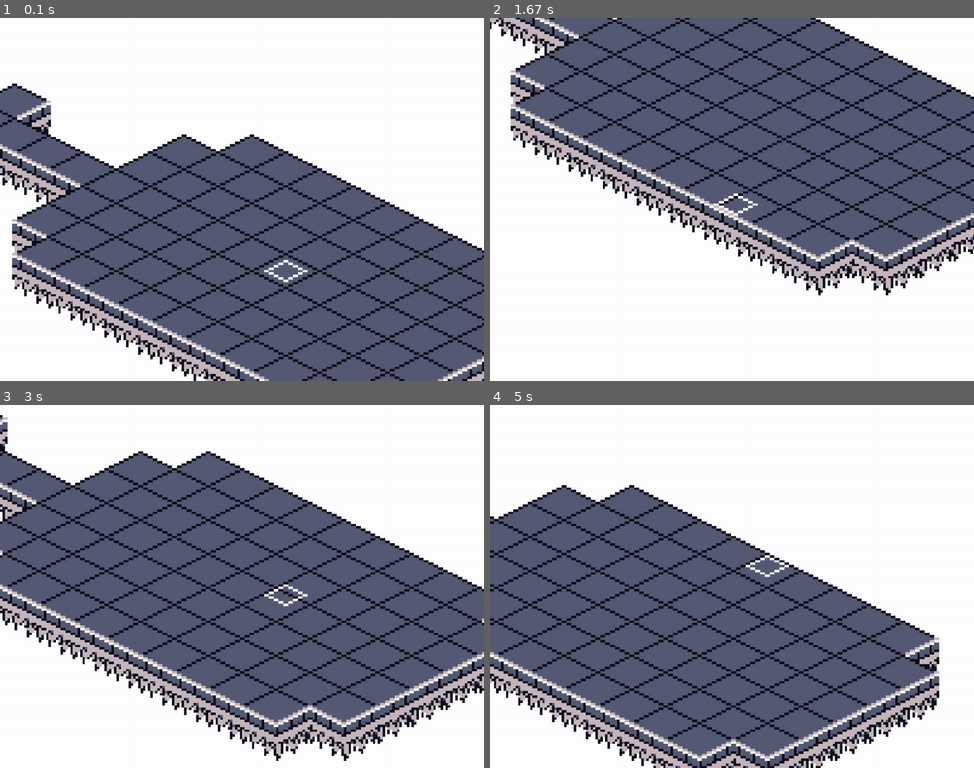
Above: before the commit, frames 1-4 (two rows, left to right).
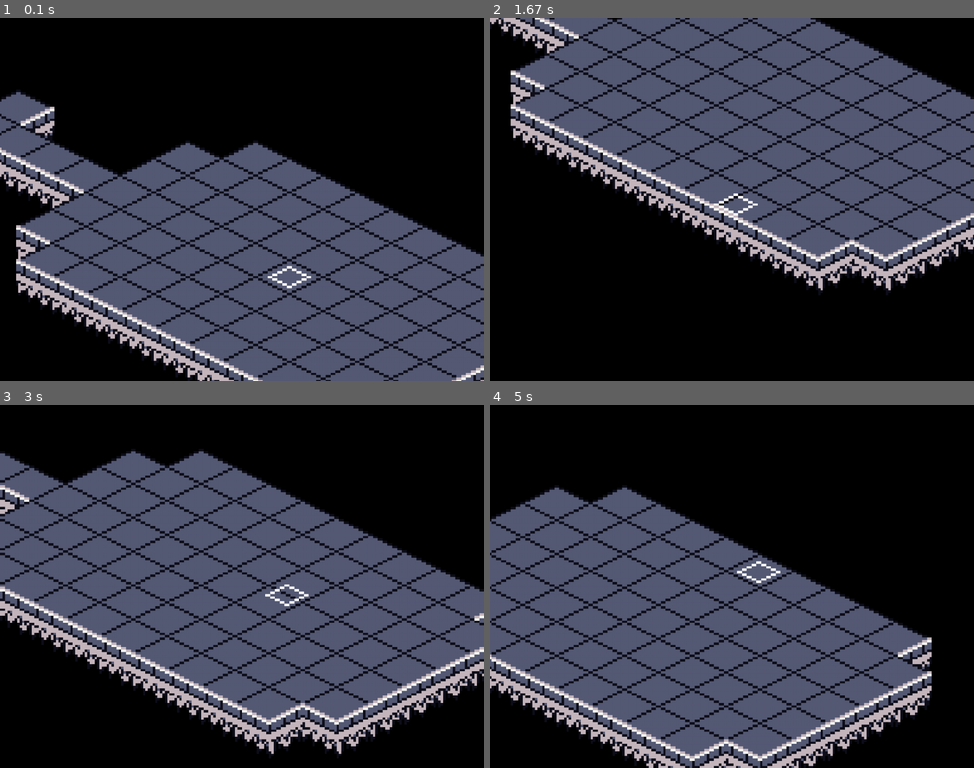
Above: after the commit, the same moments.

Repository: mo3ment/isometric-pygame
Game: pygame game, started from main.py
Two runs of this game, one before a commit and one after it. Both use one fixed random seed, a clock stepped at 60 frames per second and the inputs below.
Inputs:
- Up to frame 1 (0.1 s): no input
- Up to frame 2 (1.67 s): hold Left 0.33-0.87 s; hold Down 0.9-1.2 s; hold Left 1.23-1.63 s
- Up to frame 3 (3 s): hold Up 1.67-2.03 s; hold Right 2.07-2.7 s; hold Down from 2.73 s (still down)
- Up to frame 4 (5 s): release Down at 3.1 s; hold Left 3.13-3.6 s; hold Right 3.63-4.1 s; hold Up 4.13-4.43 s; hold Right 4.47-4.93 s; hold Left from 4.97 s (still down)

The runs differ from the first frame. In frame 1, 66% of the frame differs, in the area x 0-100%, y 0-100%; in frame 2, 47%; in frame 3, 59%; in frame 4, 66%.

Commit message:
Add variable timestep, for butter smooth movement, however not so smooth due to pygame

Diff:
--- a/main.py
+++ b/main.py
@@ -1,8 +1,7 @@
 import pygame, sys
 import numpy as np
 from pygame.locals import *
-
-
+from time import time_ns
 #=====================================================
 #==================== FUNCTIONS ======================
 #=====================================================
@@ -17,6 +16,7 @@
 BLACK = (0,0,0)
 RED = (255,0,0)
 
+PLAYER_VEL = 40
 
 #=====================================================
 #=================== GAME WINDOW =====================
@@ -28,11 +28,9 @@
 screen = pygame.display.set_mode((960, 720),0,32)
 display = pygame.Surface((400, 300))
 
-
 #=====================================================
 #===================== FUNCTIONS =====================
 #=====================================================
-
 
 def collision_test(rect,tiles):
     collisions = []
@@ -42,83 +40,83 @@
             return collisions
     return collisions
 
-def check_collision_x(map_rect,iso_rect,tiles,left,right,up,down):
+def check_collision_x(_map_x, _map_y, _iso_x, _iso_y, w, h, tiles,left,right,up,down, vel):
     corner_case = False
 
     if (up and left) or (up and right):
         corner_case = True
-        map_rect.x -= 1*up
-        iso_rect.x -= 2*up
-        iso_rect.y -= 1*up
+        _map_x -= 1*up * dt * vel
+        _iso_x -= 2*up * dt * vel
+        _iso_y -= 1*up * dt * vel
 
     elif (left and down) or (right and down):
         corner_case = True
-        map_rect.x += 1*down
-        iso_rect.x += 2*down
-        iso_rect.y += 1*down
+        _map_x += 1*down * dt * vel
+        _iso_x += 2*down * dt * vel
+        _iso_y += 1*down * dt * vel
 
     else:
-        map_rect.x -= 2*(up - down)
-        iso_rect.x -= 4*(up - down)
-        iso_rect.y -= 2*(up - down)
-    collisions = collision_test(map_rect,tiles)
+        _map_x -= 2*(up - down) * dt * vel
+        _iso_x -= 4*(up - down) * dt * vel
+        _iso_y -= 2*(up - down) * dt * vel
+    collisions = collision_test(pygame.Rect((_map_x, _map_y), (w, h)),tiles)
 
     for tile in collisions:
         if down:
             if corner_case:
-                map_rect.x -= 1
-                iso_rect.x -= 2
-                iso_rect.y -= 1
-            else:
-                map_rect.x -= 2
-                iso_rect.x -= 4
-                iso_rect.y -= 2
+                _map_x -= 1 * dt * vel
+                _iso_x -= 2 * dt * vel
+                _iso_y -= 1 * dt * vel
+            else:
+                _map_x -= 2 * dt * vel
+                _iso_x -= 4 * dt * vel
+                _iso_y -= 2 * dt * vel
         elif up:
             if corner_case:
-                map_rect.x += 1
-                iso_rect.x += 2
-                iso_rect.y += 1
-            else:
-                map_rect.x += 2
-                iso_rect.x += 4
-                iso_rect.y += 2
-    return map_rect, iso_rect
-
-def check_collision_y(map_rect,iso_rect,tiles,left,right,up,down):
+                _map_x += 1 * dt * vel
+                _iso_x += 2 * dt * vel
+                _iso_y += 1 * dt * vel
+            else:
+                _map_x += 2 * dt * vel
+                _iso_x += 4 * dt * vel
+                _iso_y += 2 * dt * vel
+    return _map_x, _map_y, _iso_x, _iso_y
+
+def check_collision_y(_map_x, _map_y, _iso_x, _iso_y, w, h, tiles,left,right,up,down, vel):
     corner_case = False
 
     if (left and up) or (right and up) or (left and down) or (right and down):
         corner_case = True
-        map_rect.y -= 1*(right - left)
-        iso_rect.x += 2*(right - left)
-        iso_rect.y -= 1*(right - left)
+        _map_y -= 1*(right - left) * dt * vel
+        _iso_x += 2*(right - left) * dt * vel
+        _iso_y -= 1*(right - left) * dt * vel
 
     else:
-        map_rect.y -= 2*(right - left)
-        iso_rect.x += 4*(right - left)
-        iso_rect.y -= 2*(right - left)
-    collisions = collision_test(map_rect,tiles)
+        _map_y -= 2*(right - left) * dt * vel
+        _iso_x += 4*(right - left) * dt * vel
+        _iso_y -= 2*(right - left) * dt * vel
+    collisions = collision_test(pygame.Rect((_map_x, _map_y), (w, h)),tiles)
 
     for tile in collisions:
         if left:
             if corner_case:
-                map_rect.y -= 1
-                iso_rect.x += 2
-                iso_rect.y -= 1
-            else:
-                map_rect.y -= 2
-                iso_rect.x += 4
-                iso_rect.y -= 2
+                _map_y -= 1 * dt * vel
+                _iso_x += 2 * dt * vel
+                _iso_y -= 1 * dt * vel
+            else:
+                _map_y -= 2 * dt * vel
+                _iso_x += 4 * dt * vel
+                _iso_y -= 2 * dt * vel
         elif right:
             if corner_case:
-                map_rect.y += 1
-                iso_rect.x -= 2
-                iso_rect.y += 1
-            else:
-                map_rect.y += 2
-                iso_rect.x -= 4
-                iso_rect.y += 2
-    return map_rect, iso_rect
+                _map_y += 1 * dt * vel
+                _iso_x -= 2 * dt * vel
+                _iso_y += 1 * dt * vel
+            else:
+                _map_y += 2 * dt * vel
+                _iso_x -= 4 * dt * vel
+                _iso_y += 2 * dt * vel
+    return _map_x, _map_y, _iso_x, _iso_y
 
 #=====================================================
 #==================== INITIATIONS ====================
@@ -138,19 +136,30 @@
 player_shadow_sprite.set_colorkey(RED)
 player_shadow_rect = pygame.Rect((player_map_rect.x/MAP_RATE-player_map_rect.y/MAP_RATE)*(16-2)+7*UPSCALE-1, (player_map_rect.y/MAP_RATE+player_map_rect.x/MAP_RATE)*(8-1)+1*UPSCALE,player_shadow_sprite.get_width(),player_shadow_sprite.get_height())
 
+_map_x = player_map_rect.x
+_map_y = player_map_rect.y
+_iso_x = player_shadow_rect.x
+_iso_y = player_shadow_rect.y
+
 true_camera = [0,0]
 
 #=====================================================
 #==================== GAME-LOOP ======================
 #=====================================================
 
+last_time = time_ns()
 while True:
+    now = time_ns()
+    dt = (now - last_time) * 1e-9
+    #print(int(1.0 / dt) if dt != 0 else "0")
+    last_time = now
+
     # clear display #
     boundary_tiles = []
-    display.fill(WHITE)
-
-    true_camera[0] += (player_shadow_rect.centerx-true_camera[0]-100*UPSCALE)/10
-    true_camera[1] += (player_shadow_rect.centery-true_camera[1]-75*UPSCALE)/10
+    display.fill(BLACK)
+
+    true_camera[0] += (player_shadow_rect.centerx-true_camera[0]-100*UPSCALE)/10 * dt * PLAYER_VEL
+    true_camera[1] += (player_shadow_rect.centery-true_camera[1]-75*UPSCALE)/10 * dt * PLAYER_VEL
     camera = true_camera.copy()
     camera[0] = int(camera[0])
     camera[1] = int(camera[1])
@@ -170,16 +179,13 @@
 
     player_velocity = np.array([0,0], dtype=np.int8)
 
-    if right == True:
-        player_map_rect, player_shadow_rect = check_collision_y(player_map_rect,player_shadow_rect,boundary_tiles,left,right,up,down)
-    if left == True:
-        player_map_rect, player_shadow_rect = check_collision_y(player_map_rect,player_shadow_rect,boundary_tiles,left,right,up,down)
-    if up == True:
-        player_map_rect, player_shadow_rect = check_collision_x(player_map_rect,player_shadow_rect,boundary_tiles,left,right,up,down)
-    if down == True:
-        player_map_rect, player_shadow_rect = check_collision_x(player_map_rect,player_shadow_rect,boundary_tiles,left,right,up,down)
-
-
+    _map_x, _map_y, _iso_x, _iso_y = check_collision_x(_map_x, _map_y, _iso_x, _iso_y, player_map_rect.w, player_map_rect.h, boundary_tiles,left,right,up,down, PLAYER_VEL)
+    _map_x, _map_y, _iso_x, _iso_y = check_collision_y(_map_x, _map_y, _iso_x, _iso_y, player_map_rect.w, player_map_rect.h, boundary_tiles,left,right,up,down, PLAYER_VEL)
+
+    player_map_rect.x = _map_x
+    player_map_rect.y = _map_y
+    player_shadow_rect.x = _iso_x
+    player_shadow_rect.y = _iso_y
 
     #pygame.draw.rect(display,WHITE,player_map_rect)
     #pygame.draw.rect(display,RED,player_shadow_rect)
@@ -215,4 +221,4 @@
     # update display #
     screen.blit(pygame.transform.scale(display, screen.get_size()), (0, 0))
     pygame.display.update()
-    game_clock.tick(FPS)
+    #game_clock.tick(FPS)
